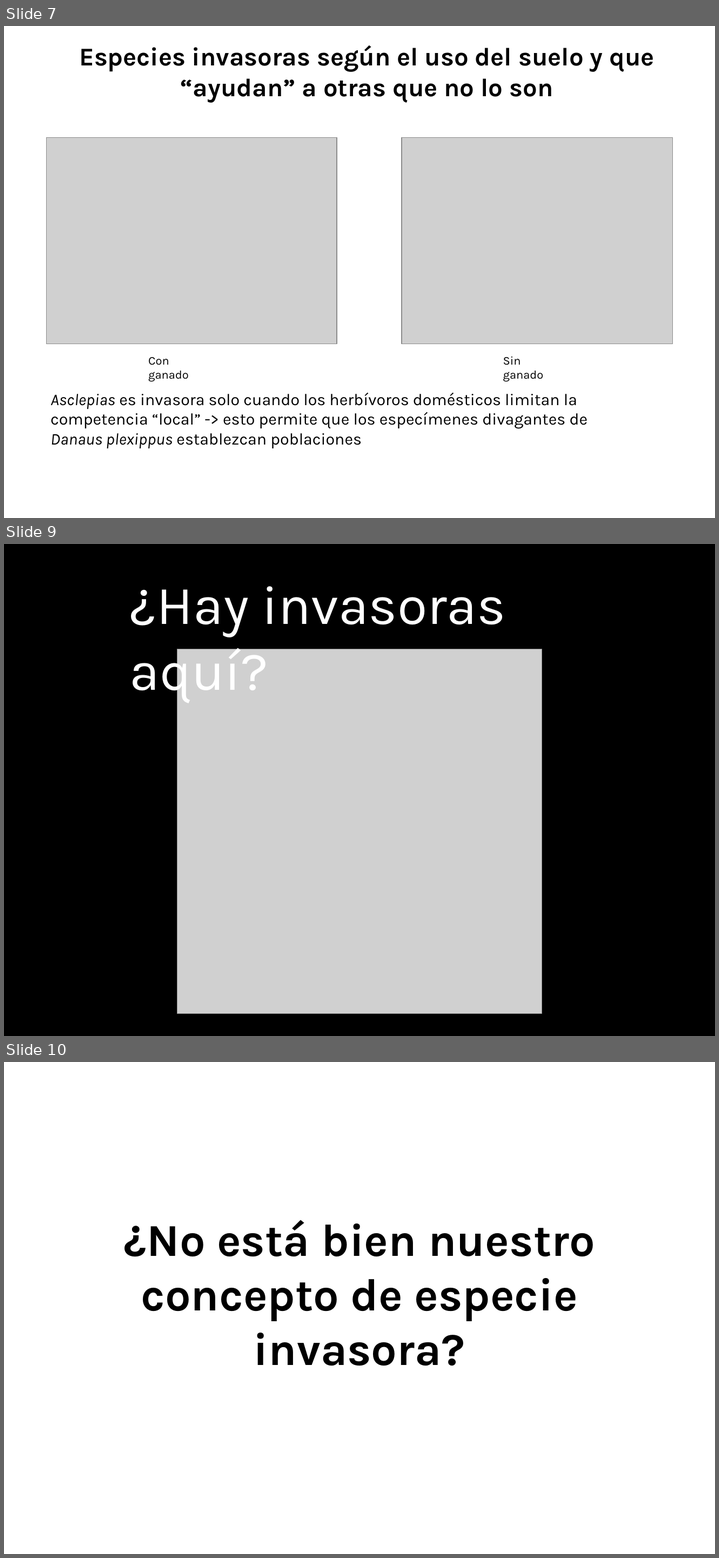
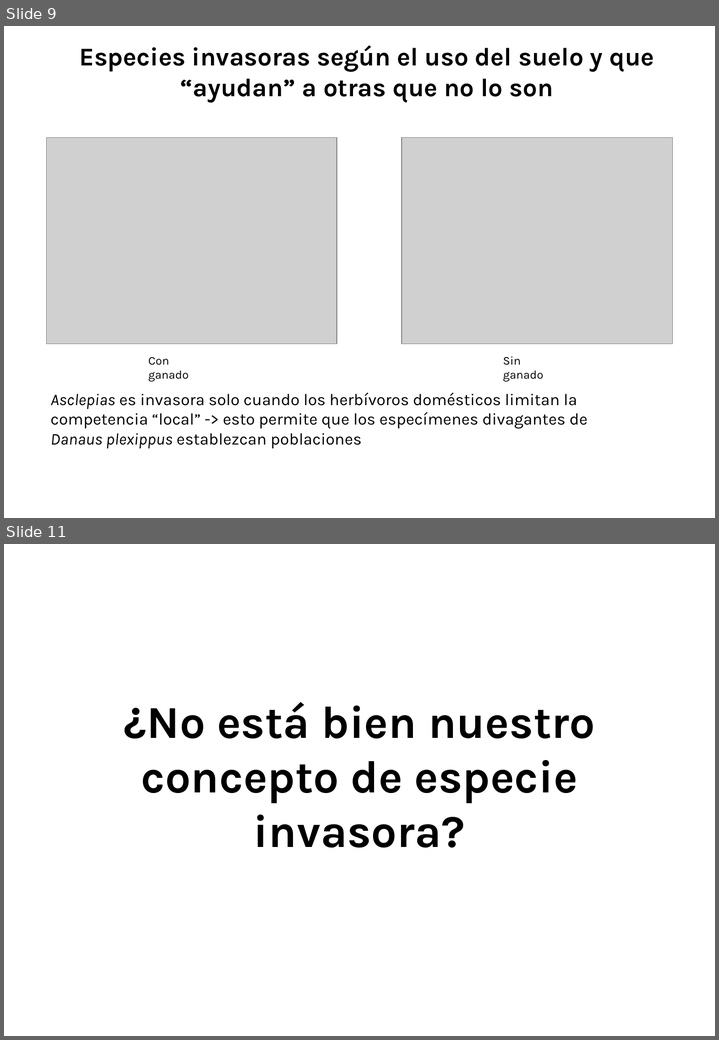
Before and after one commit to aprendiendo-cosas/Te_general_invasoras_IEEI_masterbio_UCO, a slide deck: presentacion/1_que_es_invasora.pptx. Shown one above the other, each under a label of ours: slides 7, 9 and 10 before the commit, slides 9 and 11 after it; the slides between them are not shown. The pictures are 719x1558 and 719x1040 pixels, drawn with LibreOffice and Linux fonts; fonts in the diff are those of the drawing; grey boxes stand for pictures. Boxes give left, top, right and bottom in pixels: in the first picture for what was removed or moved away, otherwise in the second. Text is boxed around its words. In the diff, an @@ line names an element or a change of style, - is before the commit and + after.

```diff
--- a/presentacion/1_que_es_invasora.pptx
+++ b/presentacion/1_que_es_invasora.pptx
@@ slide 9 removed at [4,544,715,1036], background #000000 @@
@@ text removed at [129,586,506,703] @@
-¿Hay invasoras aquí?
@@ picture removed at [177,649,542,1014] @@
@@ what was slide 7 is now slide 9 @@
@@ what was slide 10 is now slide 11 @@
```
Also in this commit, not shown: 1 slide changed, 2 slides added.
